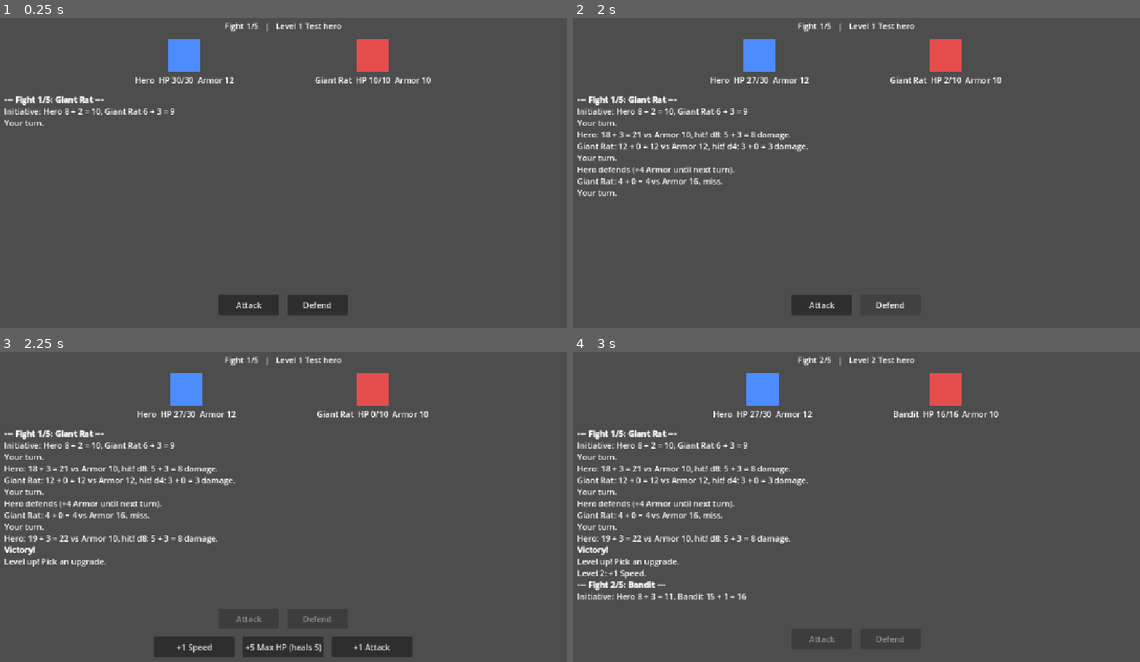
Above: before the commit, frames 1-4 (two rows, left to right).
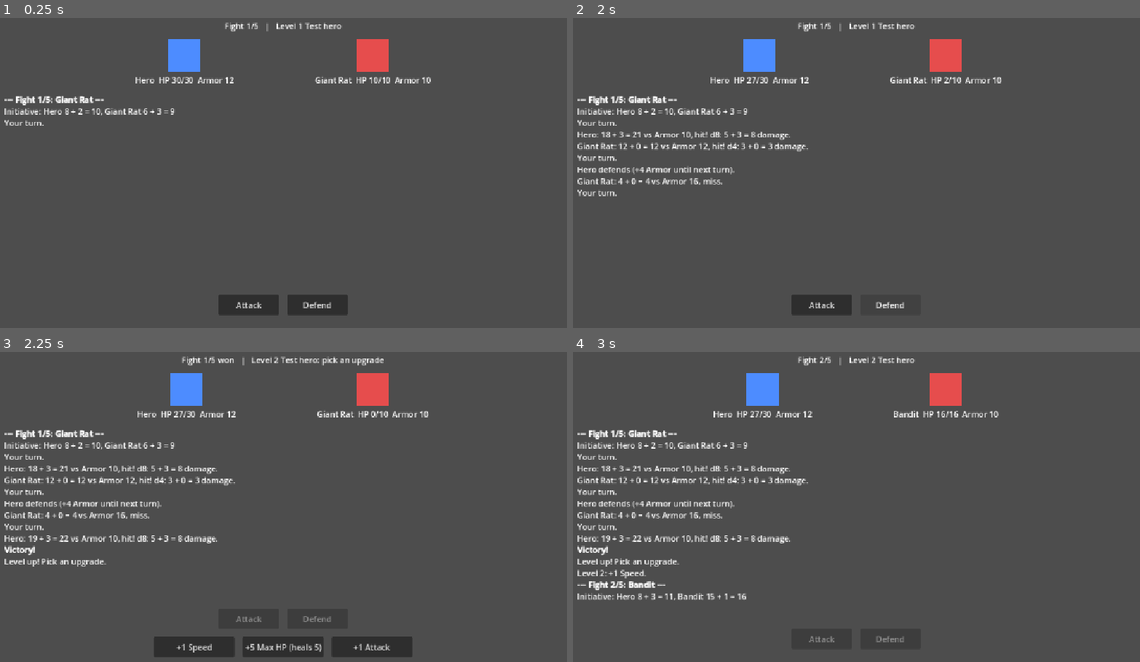
Above: after the commit, the same moments.

Repository: khasmn/project-k
Game: Godot game, scene res://scenes/combat/combat.tscn
Two runs of this game, one before a commit and one after it. Both use one fixed random seed, a clock stepped at 60 frames per second and the inputs below. This scene is started directly instead of the project's main scene.
Inputs:
- Up to frame 1 (0.25 s): no input
- Up to frame 2 (2 s): click "Attack" at 0.5 s; click "Defend" at 1.25 s
- Up to frame 3 (2.25 s): click "Attack" at 2 s
- Up to frame 4 (3 s): click "+1 Speed" at 2.75 s

Frames 1-2 are identical in both runs. In frame 3, 0.4% of the frame differs, in the area x 32-68%, y 1-5%; in frame 4, nothing differs.

Commit message:
Play tool: reject bad seeds and unknown options; level-up title; guard double upgrade click
Co-Authored-By: Claude Opus 5.5 <noreply@anthropic.com>

Diff:
--- a/scripts/combat/combat_screen.gd
+++ b/scripts/combat/combat_screen.gd
@@ -94,11 +94,16 @@
 		_add_choice("New hero", _new_hero)
 		return
 	_log("Level up! Pick an upgrade.")
+	%Title.text = "Fight %d/%d won   |   Level %d %s: pick an upgrade" % [
+		Run.fight_number, Run.FIGHTS.size(), Run.fight_number + 1, Run.hero_title]
 	for upgrade in Run.upgrade_choices():
 		_add_choice(hero.upgrade_text(upgrade), func() -> void: _level_up(upgrade))
 
 
 func _level_up(upgrade: Dictionary) -> void:
+	if %Choices.get_child_count() == 0:
+		return  # a second click on an upgrade that was already picked
+	_clear_choices()
 	hero.apply_upgrade(upgrade)
 	Run.fight_number += 1
 	_log("Level %d: %s." % [Run.fight_number, hero.upgrade_text(upgrade)])
--- a/tests/play.gd
+++ b/tests/play.gd
@@ -22,24 +22,31 @@
 	var i: int = 0
 	while i < args.size():
 		var arg: String = args[i]
-		if arg.begins_with("--") and i + 1 >= args.size():
-			printerr("%s needs a value after it" % arg)
-			quit(1)
-			return
-		if arg in ["--seed", "--force"] and not _is_number_list(args[i + 1]):
-			printerr("%s needs a number after it (--force takes a list like 20,1,8)" % arg)
+		if not arg.begins_with("--"):
+			actions.append(arg.to_lower())
+			i += 1
+			continue
+		var error: String = ""
+		var value: String = args[i + 1] if i + 1 < args.size() else ""
+		if not arg in ["--seed", "--force", "--race", "--talent", "--class"]:
+			error = "unknown option %s (use --seed, --force, --race, --talent, --class)" % arg
+		elif value == "":
+			error = "%s needs a value after it" % arg
+		elif arg == "--seed" and not _is_number(value):
+			error = "--seed needs one whole number, like 42"
+		elif arg == "--force" and not Array(value.split(",")).all(_is_number):
+			error = "--force needs a list of numbers, like 20,1,8"
+		if error != "":
+			printerr(error)
 			quit(1)
 			return
 		if arg == "--seed":
-			seed_value = int(args[i + 1])
+			seed_value = int(value)
 		elif arg == "--force":
-			for n in args[i + 1].split(","):
+			for n in value.split(","):
 				forced.append(int(n))
-		elif arg in ["--race", "--talent", "--class"]:
-			picks[arg.trim_prefix("--")] = args[i + 1].to_lower()
 		else:
-			actions.append(arg.to_lower())
-			i -= 1  # actions have no value after them
+			picks[arg.trim_prefix("--")] = value.to_lower()
 		i += 2
 	Dice.rng.seed = seed_value
 
@@ -102,11 +109,9 @@
 	return null
 
 
-func _is_number_list(text: String) -> bool:
-	for n in text.split(","):
-		if not n.is_valid_int():
-			return false
-	return true
+## A whole number small enough to fit (huge ones would silently turn into a different number).
+func _is_number(text: String) -> bool:
+	return text.is_valid_int() and text.trim_prefix("-").length() <= 18
 
 
 ## Wait until the hero can act or there are choices to click (the enemy's turn takes a moment).
